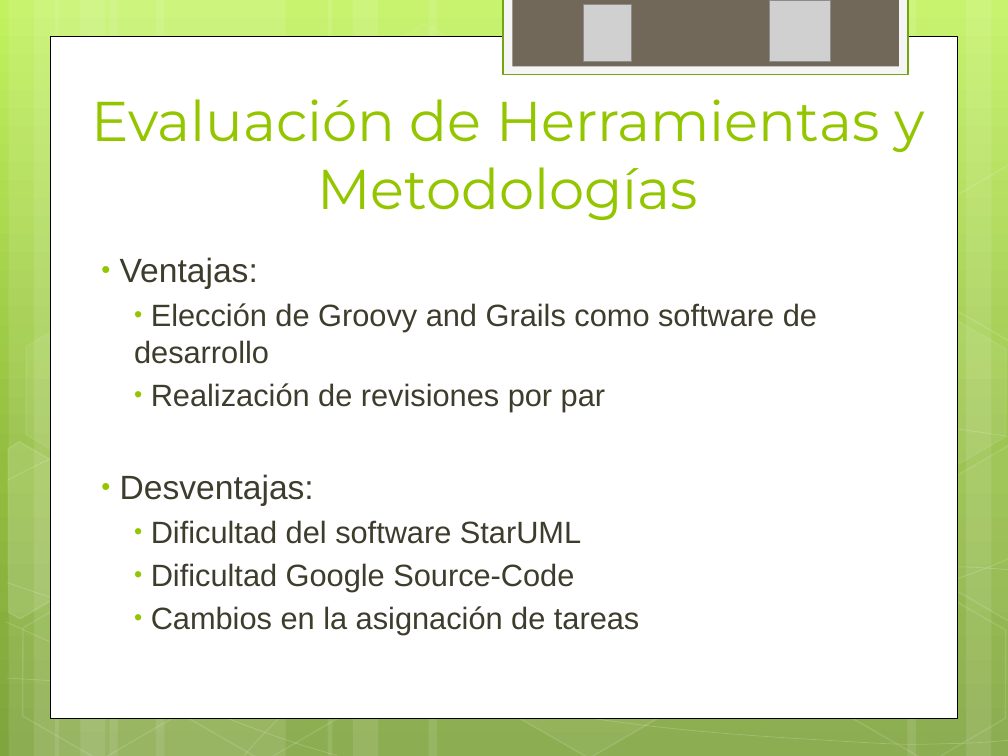
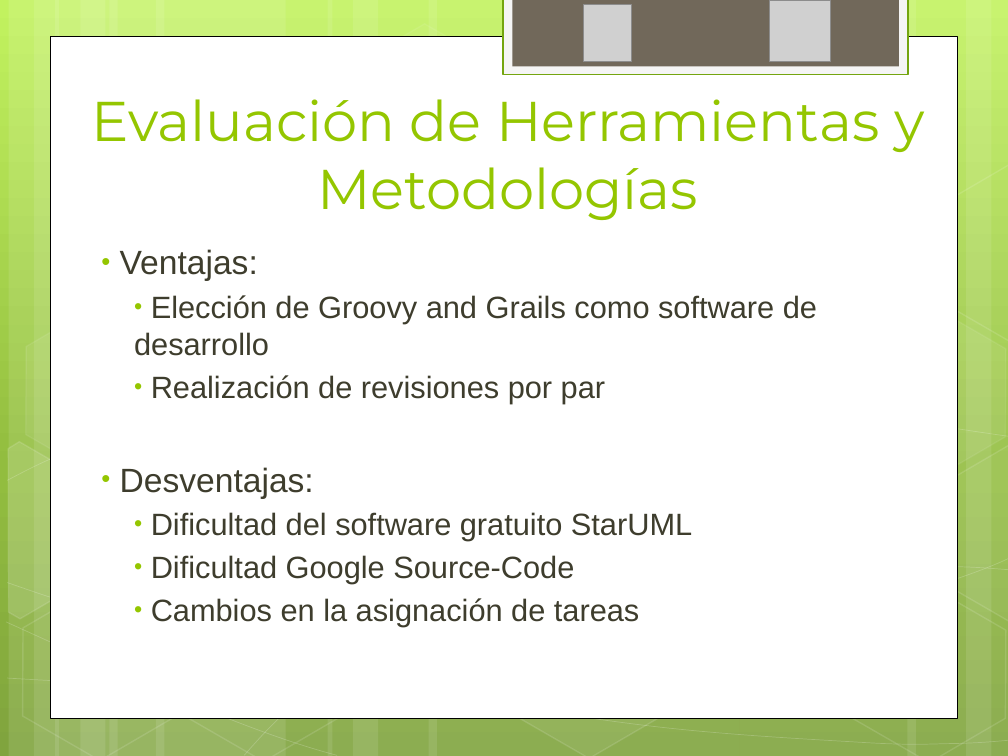
Before and after one commit to ptissera/habilitacion-profesional-2012-4k4, a slide deck: slide 21 of Documentacion/Proyecto/Presentacion Final/Exposicion Final.pptx (slide 28 before the commit). Drawn at 1008x756 pixels with LibreOffice and Linux fonts; fonts in the diff are those of the drawing; grey boxes stand for pictures. Boxes give left, top, right and bottom in pixels: in the first picture for what was removed or moved away, otherwise in the second. Text is boxed around its words. In the diff, an @@ line names an element or a change of style, - is before the commit and + after.

```diff
--- a/Documentacion/Proyecto/Presentacion Final/Exposicion Final.pptx
+++ b/Documentacion/Proyecto/Presentacion Final/Exposicion Final.pptx
@@ text "Ventajas:": place and size @@
-text "Ventajas:" at (120, 257, 817, 635)
+text "Ventajas:" at (120, 249, 817, 627)
@@ text at (151, 512, 692, 541): text changed @@
-  • Dificultad del software StarUML
+  • Dificultad del software gratuito StarUML
```
Also in this commit, not shown: 13 other slides changed, 3 slides added, 11 slides removed.
